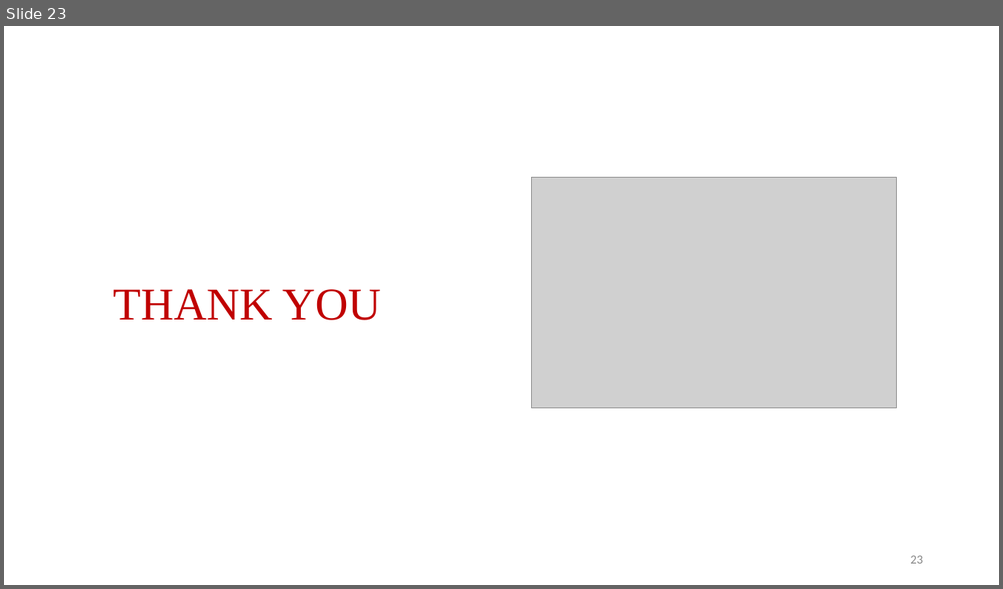
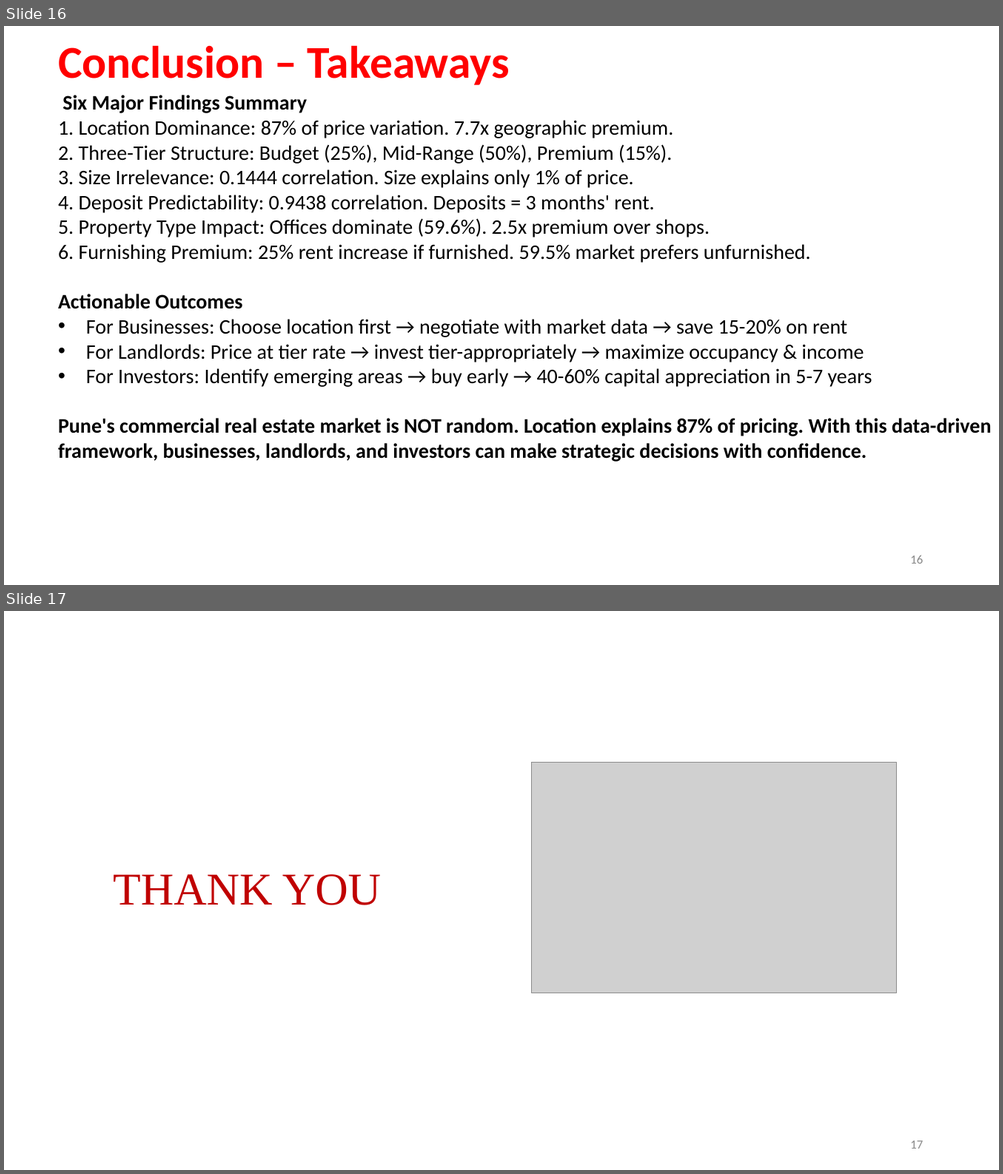
Before and after one commit to Rohit-Girhe/Web-Scrapping-Project, a slide deck: Webscrapping.pptx. Shown one above the other, each under a label of ours: slide 23 before the commit, slides 16 and 17 after it. The pictures are 1003x589 and 1003x1174 pixels, drawn with LibreOffice and Linux fonts; fonts in the diff are those of the drawing; grey boxes stand for pictures; background and template pictures are left out. Boxes give left, top, right and bottom in pixels: in the first picture for what was removed or moved away, otherwise in the second. Text is boxed around its words. In the diff, an @@ line names an element or a change of style, - is before the commit and + after.

```diff
--- a/Webscrapping.pptx
+++ b/Webscrapping.pptx
@@ slide 16 added at (x1=4, y1=26, x2=999, y2=585), background #FFFFFF @@
@@ text added at (x1=58, y1=45, x2=509, y2=85), 44 pt, text #FF0000, bold @@
+Conclusion – Takeaways
@@ text added at (x1=58, y1=95, x2=991, y2=462), 20 pt, text #000000 @@
+Six Major Findings Summary
+1. Location Dominance: 87% of price variation. 7.7x geographic premium.
+2. Three-Tier Structure: Budget (25%), Mid-Range (50%), Premium (15%).
+3. Size Irrelevance: 0.1444 correlation. Size explains only 1% of price.
+4. Deposit Predictability: 0.9438 correlation. Deposits = 3 months' rent.
+5. Property Type Impact: Offices dominate (59.6%). 2.5x premium over shops.
+6. Furnishing Premium: 25% rent increase if furnished. 59.5% market prefers unfurnished.
+Actionable Outcomes
+• For Businesses: Choose location first → negotiate with market data → save 15-20% on rent
+• For Landlords: Price at tier rate → invest tier-appropriately → maximize occupancy & income
+• For Investors: Identify emerging areas → buy early → 40-60% capital appreciation in 5-7 years
+Pune's commercial real estate market is NOT random. Location explains 87% of pricing. With this data-driven framework, businesses, landlords, and investors can make strategic decisions with confidence.
@@ page number added at (x1=910, y1=555, x2=922, y2=564), 12 pt, text #888888 @@
+16
@@ what was slide 23 is now slide 17 @@
@@ page number at (x1=910, y1=1141, x2=922, y2=1149): text changed @@
-23
+17
```
Also in this commit, not shown: 2 slides changed, 13 other slides added, 20 slides removed, 22 other files.
